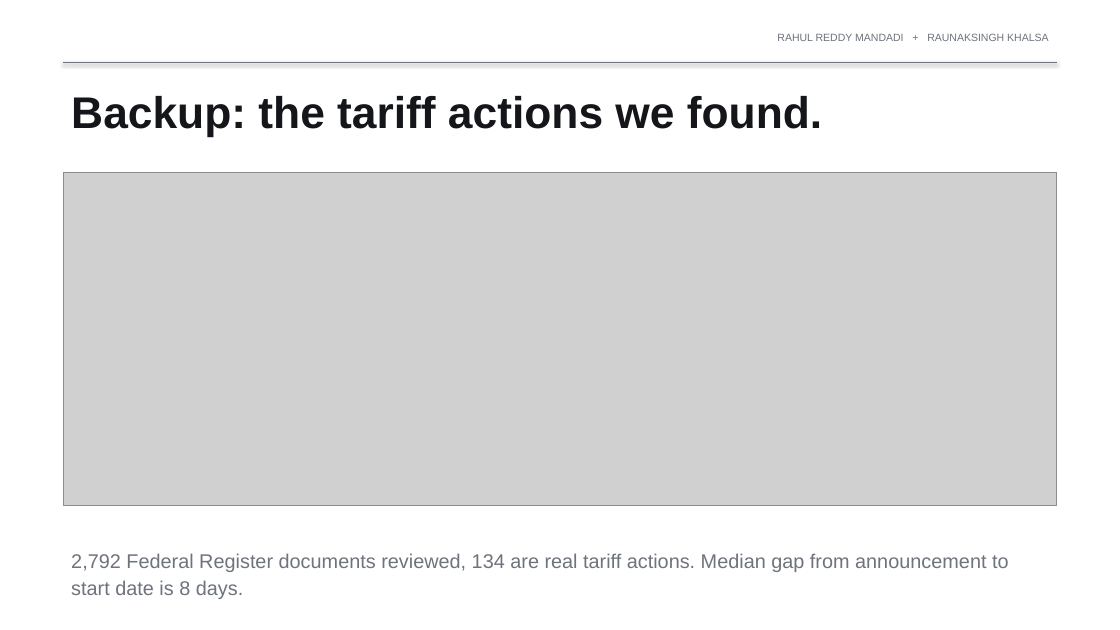
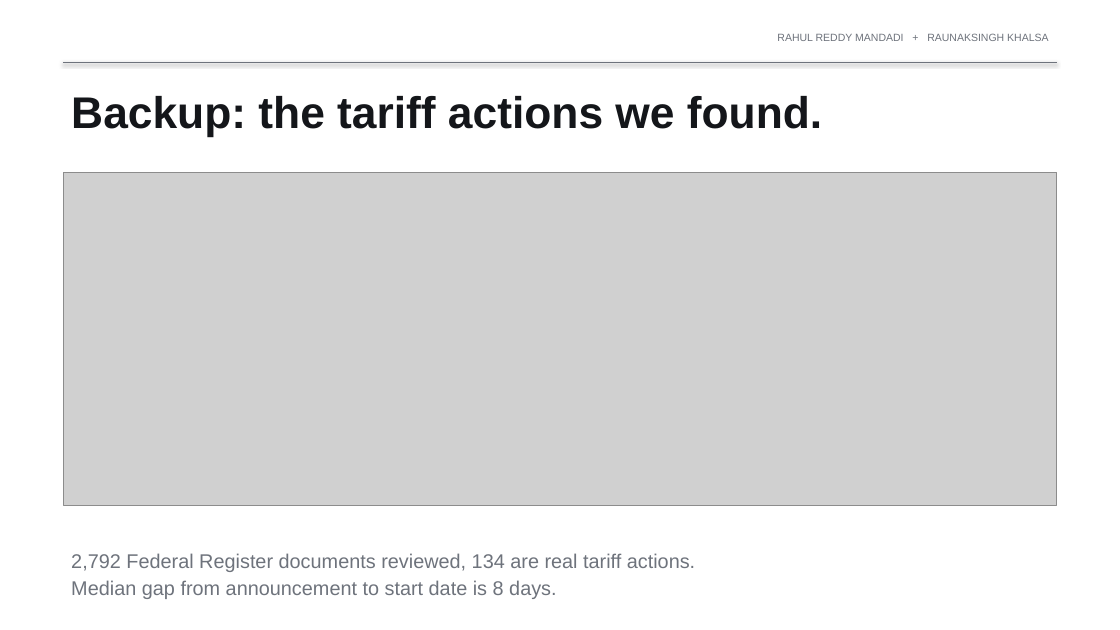
Before and after one commit to rahul-mandadi/tariff-rush, a slide deck: slide 9 of slides/Mandadi_Khalsa_Presentation1.pptx. Drawn at 1120x630 pixels with LibreOffice and Linux fonts; fonts in the diff are those of the drawing; grey boxes stand for pictures. Boxes give left, top, right and bottom in pixels: in the first picture for what was removed or moved away, otherwise in the second. Text is boxed around its words. In the diff, an @@ line names an element or a change of style, - is before the commit and + after.

```diff
--- a/slides/Mandadi_Khalsa_Presentation1.pptx
+++ b/slides/Mandadi_Khalsa_Presentation1.pptx
@@ text at [71,553,695,599]: text changed @@
-2,792 Federal Register documents reviewed, 134 are real tariff actions. Median gap from announcement to start date is 8 days.
+2,792 Federal Register documents reviewed, 134 are real tariff actions.
+Median gap from announcement to start date is 8 days.
```
Also in this commit, not shown: 2 other slides changed, 1 other file.
